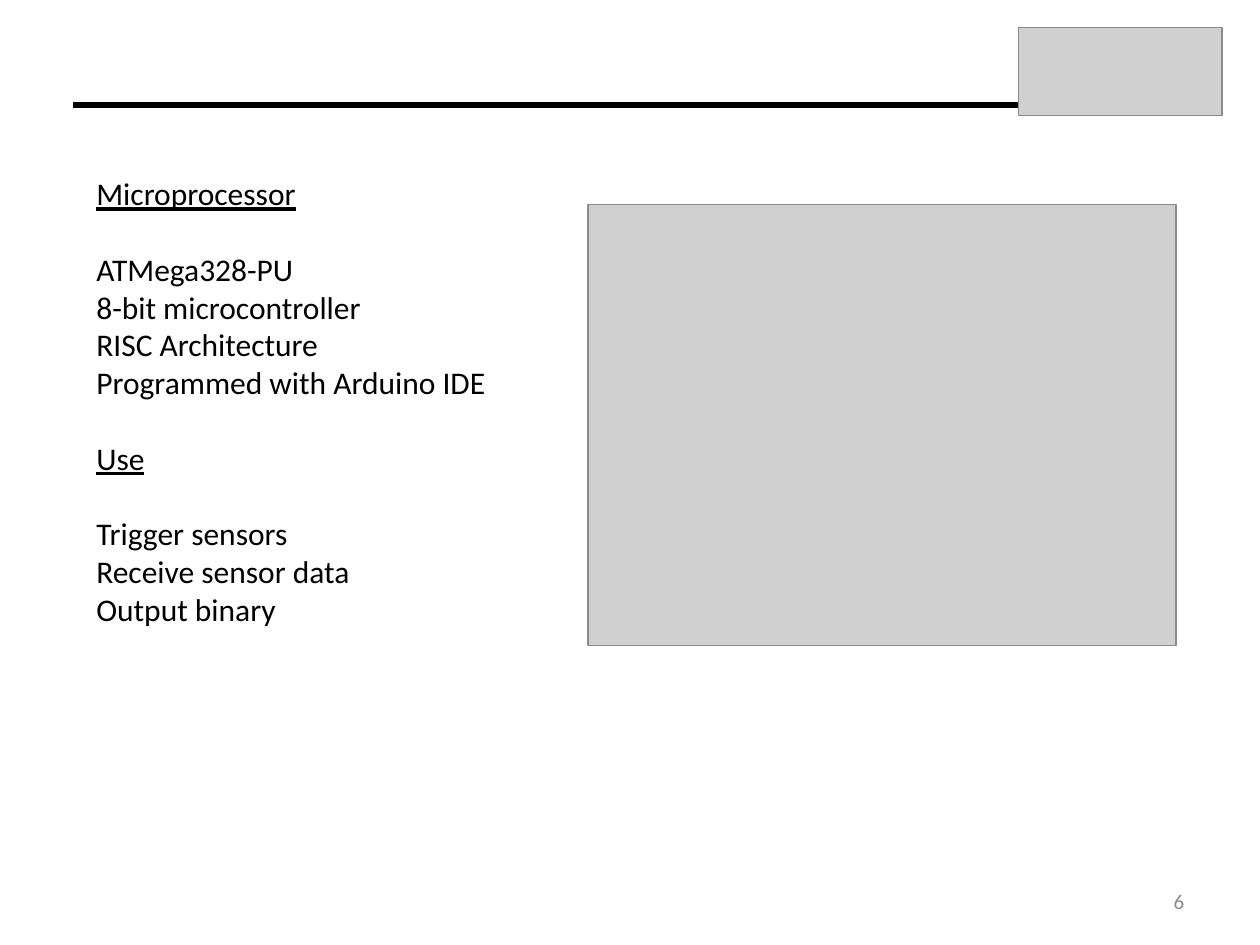
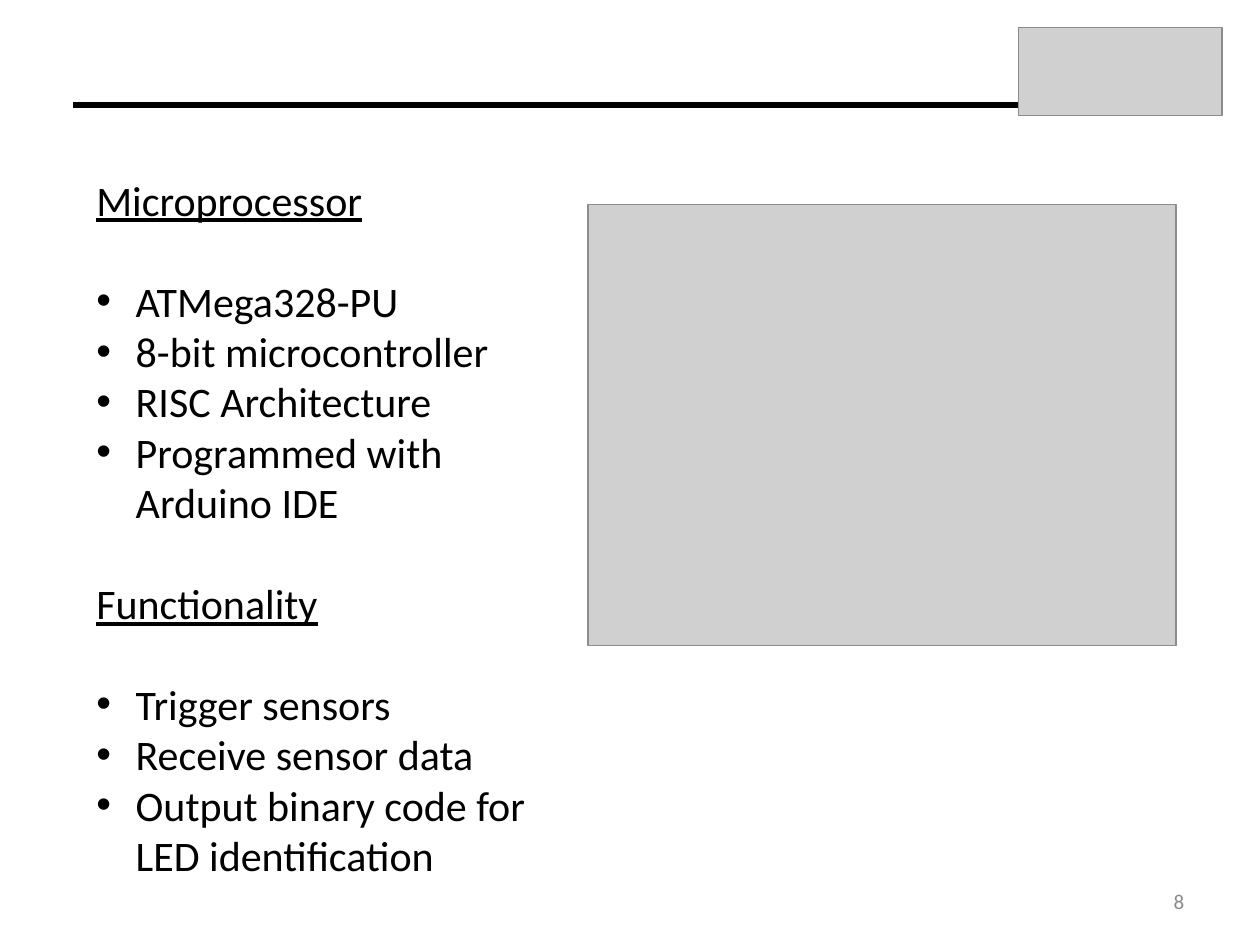
Before and after one commit to dfrister/Practicum2014, a slide deck: slide 8 of Presentation/T04_Presentation.pptx (slide 6 before the commit). Drawn at 1260x945 pixels with LibreOffice and Linux fonts; fonts in the diff are those of the drawing; grey boxes stand for pictures. Boxes give left, top, right and bottom in pixels: in the first picture for what was removed or moved away, otherwise in the second. Text is boxed around its words. In the diff, an @@ line names an element or a change of style, - is before the commit and + after.

Commit message:
Presentation update

```diff
--- a/Presentation/T04_Presentation.pptx
+++ b/Presentation/T04_Presentation.pptx
@@ text at [96,187,488,771]: size 18 to 24 pt in "Microprocessor", "ATMega328-PU", "8-bit microcontroller", "RISC Architecture" and 3 more places; bullet none to • @@
@@ text at [96,589,317,626]: text changed; size 18 to 24 pt @@
-Use
+Functionality
@@ text at [136,791,525,872]: text changed; size 18 to 24 pt @@
-Output binary
+• Output binary code for LED identification
@@ page number at [1174,895,1185,909]: text changed @@
-6
+8
```
Also in this commit, not shown: 1 other slide changed, 4 slides added, 2 slides removed.
